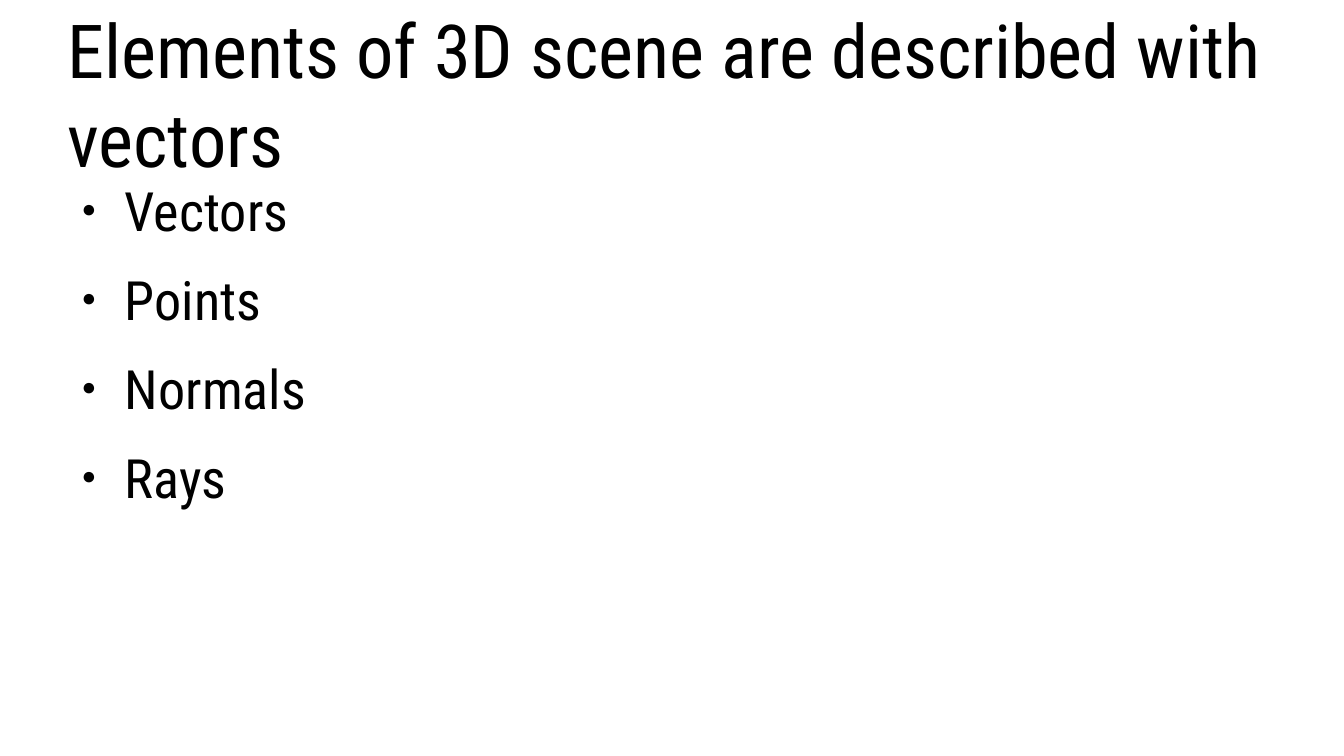
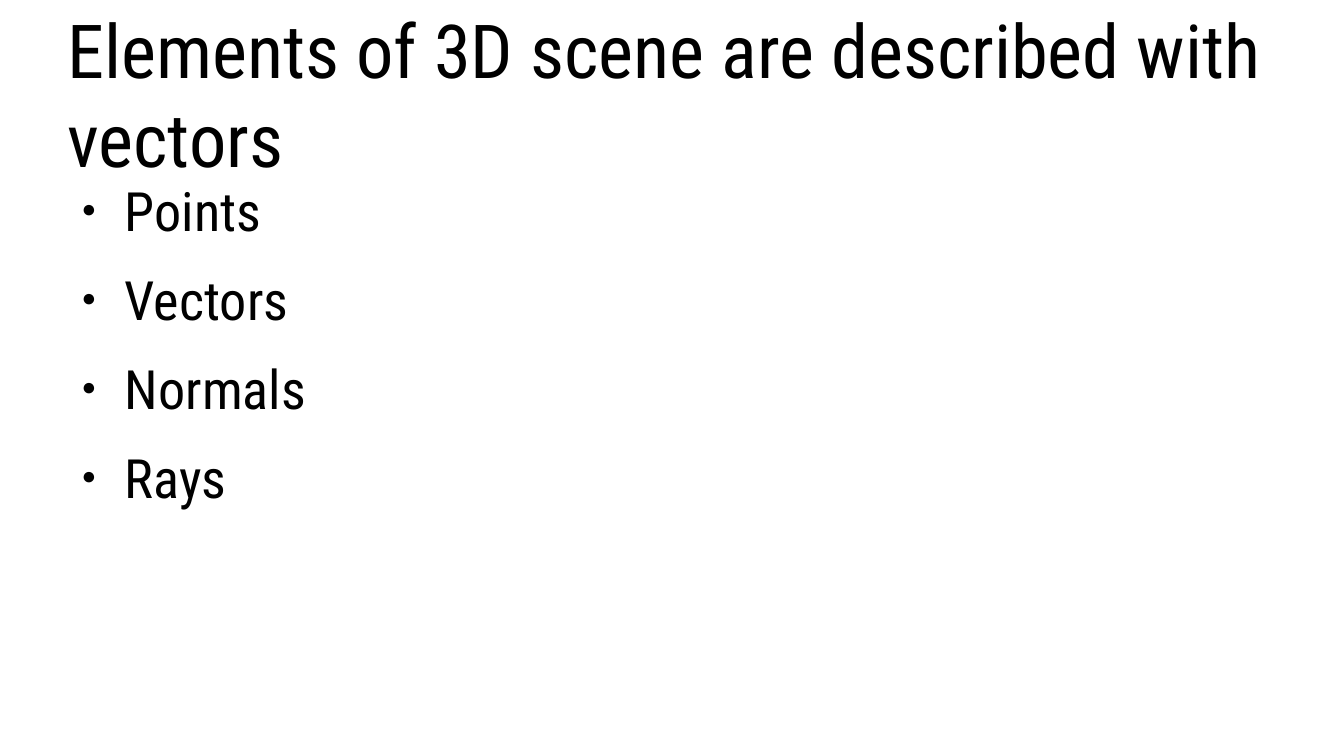
Before and after one commit to lorentzo/IntroductionToComputerGraphics, a slide deck: slide 5 of lectures/3_foundations_3d_scene/3_5_transformations.odp (slide 3 before the commit). Drawn at 1344x756 pixels with LibreOffice and Linux fonts; fonts in the diff are those of the drawing. Boxes give left, top, right and bottom in pixels: in the first picture for what was removed or moved away, otherwise in the second. Text is boxed around its words. In the diff, an @@ line names an element or a change of style, - is before the commit and + after.

```diff
--- a/lectures/3_foundations_3d_scene/3_5_transformations.odp
+++ b/lectures/3_foundations_3d_scene/3_5_transformations.odp
@@ text at bbox=[125, 192, 261, 232]: paragraph added @@
+● Points
@@ text at bbox=[125, 281, 261, 321]: paragraph removed @@
-● Points
```
Also in this commit, not shown: 1 other slide changed, 3 slides added, 1 other file.
